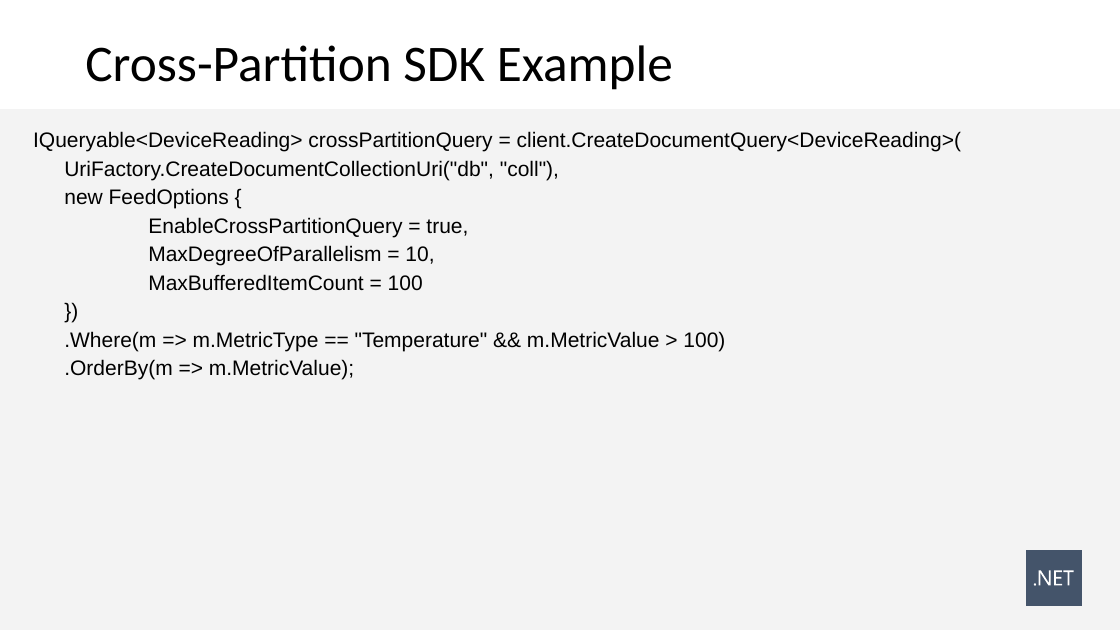
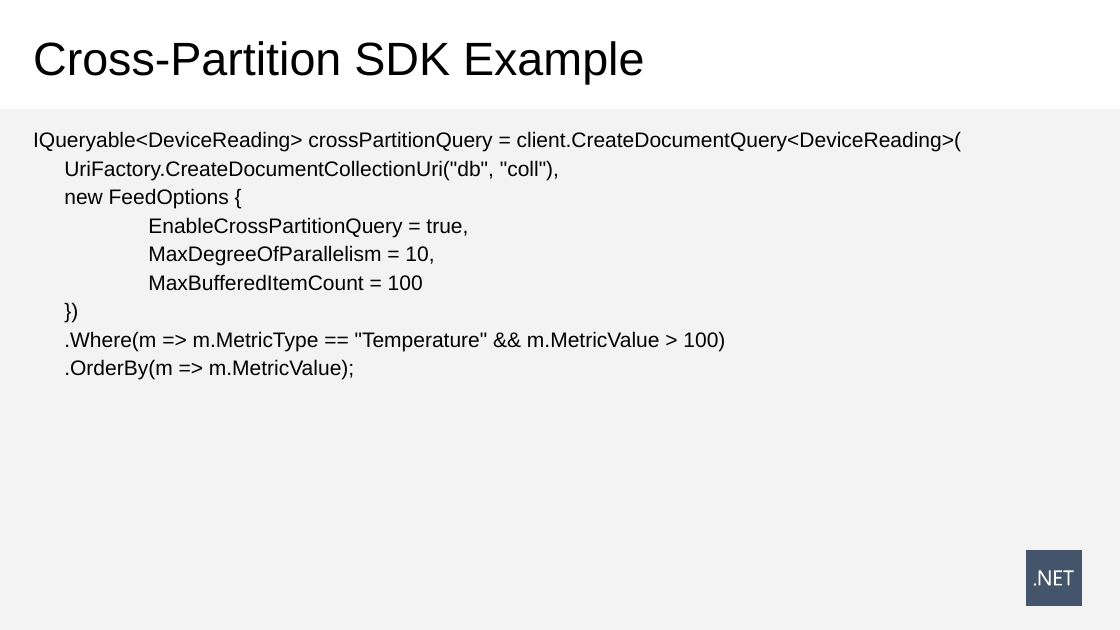
Before and after one commit to CosmosDB/labs, a slide deck: slide 15 of decks/Partitioning.pptx. Drawn at 1120x630 pixels with LibreOffice and Linux fonts; fonts in the diff are those of the drawing. Boxes give left, top, right and bottom in pixels: in the first picture for what was removed or moved away, otherwise in the second. Text is boxed around its words. In the diff, an @@ line names an element or a change of style, - is before the commit and + after.

Commit message:
update partitioning deck

```diff
--- a/decks/Partitioning.pptx
+++ b/decks/Partitioning.pptx
@@ title "Cross-Partition SDK Example": place and size @@
-title "Cross-Partition SDK Example" at [85,45,673,90]
+title "Cross-Partition SDK Example" at [33,41,644,85]
@@ title "Cross-Partition SDK Example" at [33,41,644,85]: size 44 to 40 pt, font Calibri to Arial @@
```
Also in this commit, not shown: 13 other slides changed.
